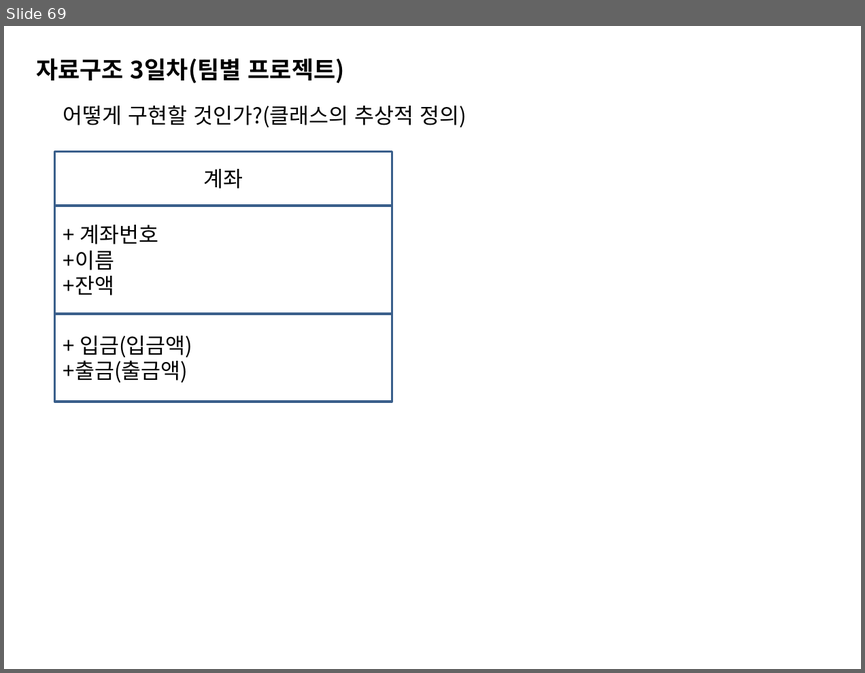
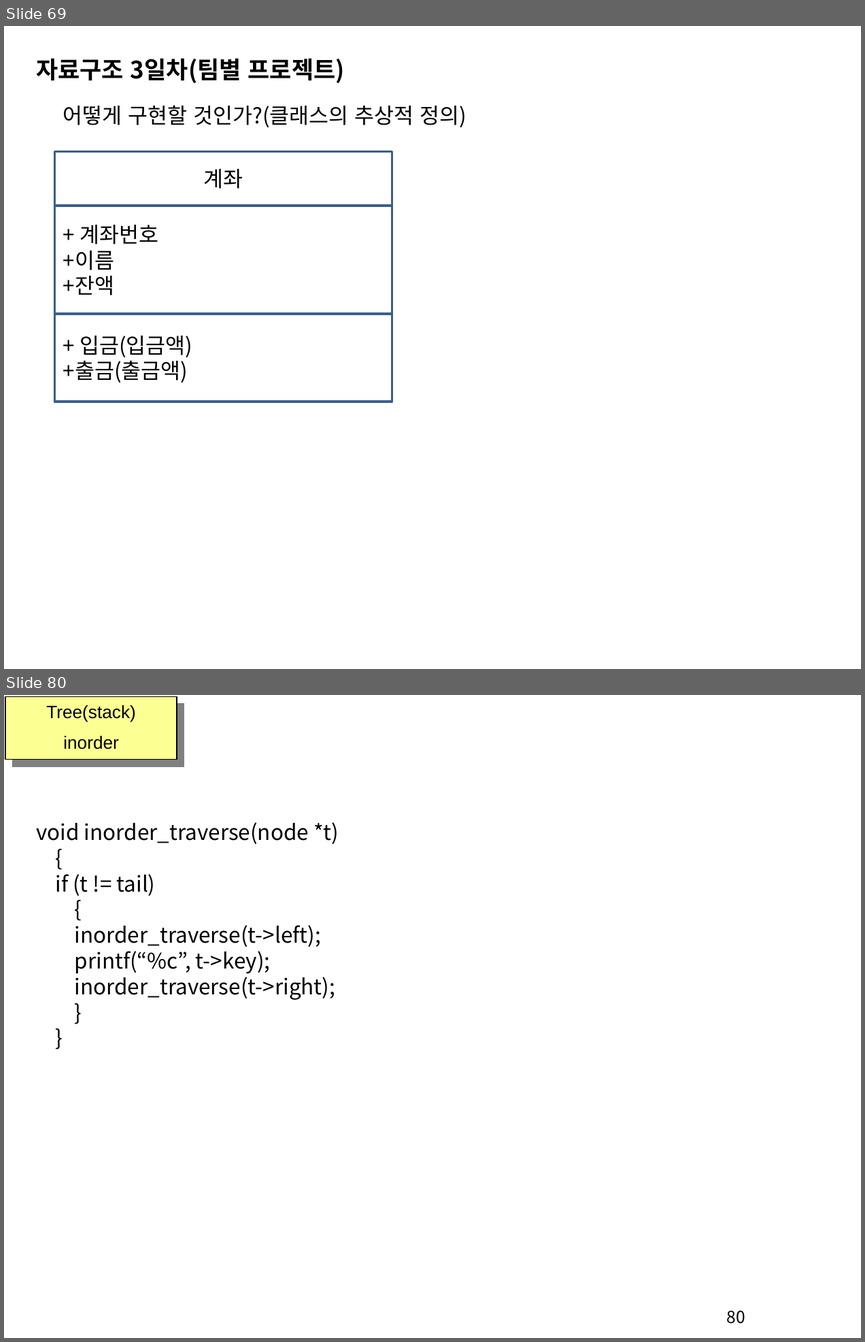
Before and after one commit to sing2song/TILDS, a slide deck: Java자료구조.pptx. Shown one above the other, each under a label of ours: slide 69 before the commit, slides 69 and 80 after it; the slides between them are not shown. The pictures are 865x673 and 865x1342 pixels, drawn with LibreOffice and Linux fonts; fonts in the diff are those of the drawing. Boxes give left, top, right and bottom in pixels: in the first picture for what was removed or moved away, otherwise in the second. Text is boxed around its words. In the diff, an @@ line names an element or a change of style, - is before the commit and + after.

```diff
--- a/Java자료구조.pptx
+++ b/Java자료구조.pptx
@@ slide 80 added at (x1=4, y1=695, x2=861, y2=1338), background #FFFFFF @@
@@ rectangle added at (x1=6, y1=697, x2=177, y2=759), fill #FCFF91, outline #000000 0.75 pt, 15 pt, text #000000 @@
+Tree(stack)
+inorder
@@ text added at (x1=36, y1=822, x2=339, y2=1000), 18 pt, text #000000 @@
+void inorder_traverse(node *t)
+{
+if (t != tail)
+{
+inorder_traverse(t->left);
+printf(“%c”, t->key);
+inorder_traverse(t->right);
+}
+}
@@ page number added at (x1=727, y1=1310, x2=745, y2=1323), 14 pt, text #000000 @@
+80
```
Also in this commit, not shown: 2 slides changed, 18 other slides added, 1 slide removed, 11 other files.
